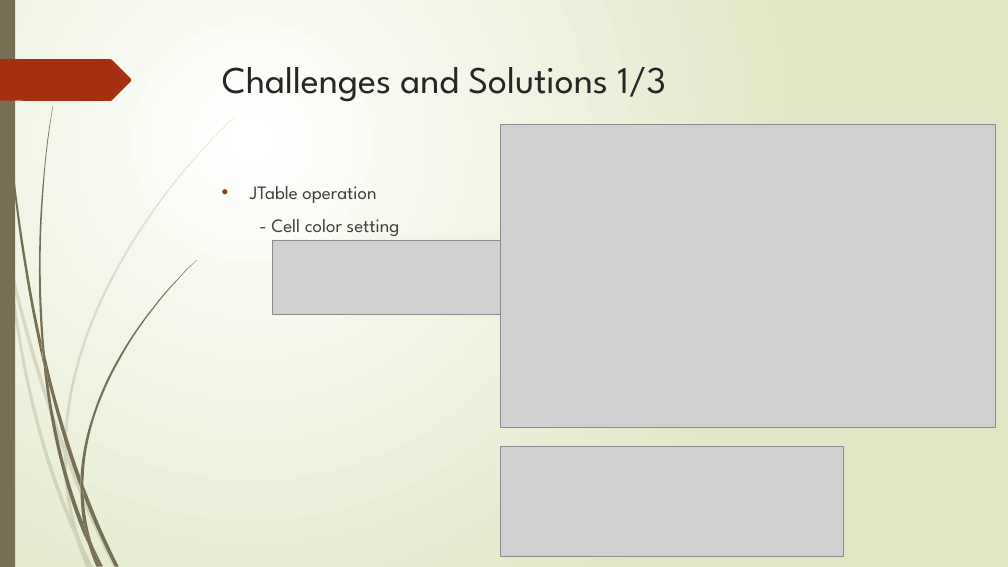
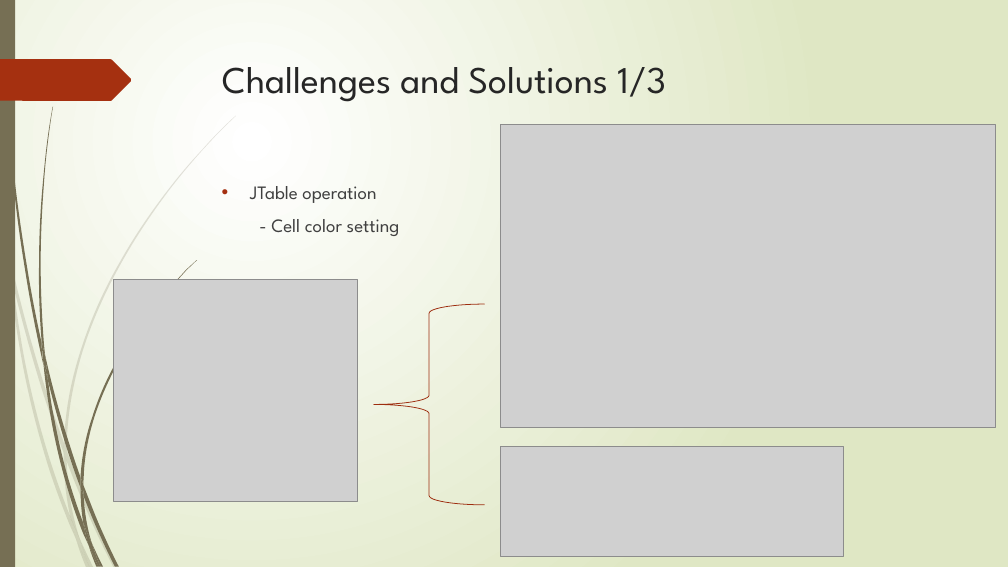
Before and after one commit to chris791223/Java-3-Team-Project, a slide deck: slide 6 of Project Presentation/Java 3 Project Presentation.pptx. Drawn at 1008x567 pixels with LibreOffice and Linux fonts; fonts in the diff are those of the drawing; grey boxes stand for pictures. Boxes give left, top, right and bottom in pixels: in the first picture for what was removed or moved away, otherwise in the second. Text is boxed around its words. In the diff, an @@ line names an element or a change of style, - is before the commit and + after.

```diff
--- a/Project Presentation/Java 3 Project Presentation.pptx
+++ b/Project Presentation/Java 3 Project Presentation.pptx
@@ picture removed at box(273, 240, 501, 315) @@
@@ picture added at box(113, 280, 358, 502) @@
@@ left brace added at box(374, 304, 484, 505), outline #9E2E0F 0.75 pt @@
```
Also in this commit, not shown: 3 other slides changed, 38 other files.
